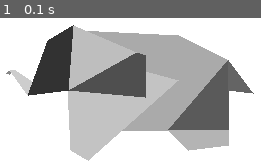
Above: before the commit, frame 1.
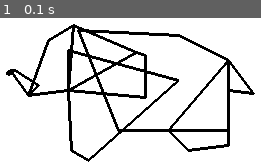
Above: after the commit, the same moment.

Repository: CarolineHo6/icd2o
Game: pygame game, started from Game-modules/elephant.py
Same seed, same stepped clock (60 frames per second), same inputs: the game is played once before the commit and once after it.
Inputs:
- Up to frame 1 (0.1 s): no input

The runs differ from the first frame. In frame 1, 51% of the frame differs, in the area x 2-98%, y 4-96%.

Commit message:
Made an outline

Diff:
--- a/Game-modules/elephant.py
+++ b/Game-modules/elephant.py
@@ -13,8 +13,20 @@
 while True:
     screen.fill(BLACK)
 
+    # Elephant 2.0
+    pygame.draw.lines(screen, (0,0,0), True, [(100, 50), (200, 55), (250, 80), (190, 150), (140, 150)], 3)
+    pygame.draw.lines(screen, (0,0,0), True, [(250, 80), (190, 150), (250, 150)], 3)
+    pygame.draw.lines(screen, (0,0,0), True, [(190, 150), (250, 150), (250, 165), (210, 170)], 3)
+    pygame.draw.lines(screen, (0,0,0), True, [(250, 80), (250 ,110), (275, 113)], 3)
+    pygame.draw.lines(screen, (0,0,0), True, [(90, 110), (93, 170), (110, 180), (200, 100), (90, 70)], 3)
+    pygame.draw.lines(screen, (0,0,0), True, [(90, 110), (167, 117), (167, 75), (158, 72)], 3)
+    pygame.draw.lines(screen, (0,0,0), True, [(90, 110), (158, 72), (95, 45)], 3)
+    pygame.draw.lines(screen, (0,0,0), True, [(32, 90), (28, 93), (31, 94), (34, 92)], 3)
+    pygame.draw.lines(screen, (0,0,0), True, [(50, 115), (60, 105), (37, 90), (32, 90)], 3)
+    pygame.draw.lines(screen, (0,0,0), True, [(95, 45), (90, 110), (50, 115), (70, 60)], 3)
+
     # Elephant
-    pygame.draw.polygon(screen, (170, 170, 170), [(100, 50), (200, 55), (250, 80), (190, 150), (140, 150)])
+    '''pygame.draw.polygon(screen, (170, 170, 170), [(100, 50), (200, 55), (250, 80), (190, 150), (140, 150)])
     pygame.draw.polygon(screen, (90, 90, 90), [(250, 80), (190, 150), (250, 150)])
     pygame.draw.polygon(screen, (180, 180, 180), [(190, 150), (250, 150), (250, 165), (210, 170)])
     pygame.draw.polygon(screen, (100, 100, 100), [(250, 80), (250 ,110), (275, 113)])
@@ -23,7 +35,7 @@
     pygame.draw.polygon(screen, (190, 190, 190), [(90, 110), (158, 72), (95, 45)])
     pygame.draw.polygon(screen, (135, 135, 135), [(32, 90), (28, 93), (31, 94), (34, 92)])
     pygame.draw.polygon(screen, (205, 205, 205), [(50, 115), (60, 105), (37, 90), (32, 90)])
-    pygame.draw.polygon(screen, (50, 50, 50), [(95, 45), (90, 110), (50, 115), (70, 60)])
+    pygame.draw.polygon(screen, (50, 50, 50), [(95, 45), (90, 110), (50, 115), (70, 60)])'''
 
     pygame.display.flip()
 
--- a/Game-modules/flag.py
+++ b/Game-modules/flag.py
@@ -22,7 +22,18 @@
     pygame.draw.rect(screen, BLACK, (15, 30, 275, 165))
 
     # Elephant
-    pygame.draw.polygon(screen, (170, 170, 170), [(100, 50), (200, 55), (250, 80), (190, 150), (140, 150)])
+    pygame.draw.lines(screen, (0,0,0), True, [(100, 50), (200, 55), (250, 80), (190, 150), (140, 150)], 3)
+    pygame.draw.lines(screen, (0,0,0), True, [(250, 80), (190, 150), (250, 150)], 3)
+    pygame.draw.lines(screen, (0,0,0), True, [(190, 150), (250, 150), (250, 165), (210, 170)], 3)
+    pygame.draw.lines(screen, (0,0,0), True, [(250, 80), (250 ,110), (275, 113)], 3)
+    pygame.draw.lines(screen, (0,0,0), True, [(90, 110), (93, 170), (110, 180), (200, 100), (90, 70)], 3)
+    pygame.draw.lines(screen, (0,0,0), True, [(90, 110), (167, 117), (167, 75), (158, 72)], 3)
+    pygame.draw.lines(screen, (0,0,0), True, [(90, 110), (158, 72), (95, 45)], 3)
+    pygame.draw.lines(screen, (0,0,0), True, [(32, 90), (28, 93), (31, 94), (34, 92)], 3)
+    pygame.draw.lines(screen, (0,0,0), True, [(50, 115), (60, 105), (37, 90), (32, 90)], 3)
+    pygame.draw.lines(screen, (0,0,0), True, [(95, 45), (90, 110), (50, 115), (70, 60)], 3)
+
+    '''pygame.draw.polygon(screen, (170, 170, 170), [(100, 50), (200, 55), (250, 80), (190, 150), (140, 150)])
     pygame.draw.polygon(screen, (90, 90, 90), [(250, 80), (190, 150), (250, 150)])
     pygame.draw.polygon(screen, (180, 180, 180), [(190, 150), (250, 150), (250, 165), (210, 170)])
     pygame.draw.polygon(screen, (100, 100, 100), [(250, 80), (250 ,110), (275, 113)])
@@ -31,7 +42,7 @@
     pygame.draw.polygon(screen, (190, 190, 190), [(90, 110), (158, 72), (95, 45)])
     pygame.draw.polygon(screen, (135, 135, 135), [(32, 90), (28, 93), (31, 94), (34, 92)])
     pygame.draw.polygon(screen, (205, 205, 205), [(50, 115), (60, 105), (37, 90), (32, 90)])
-    pygame.draw.polygon(screen, (50, 50, 50), [(95, 45), (90, 110), (50, 115), (70, 60)])
+    pygame.draw.polygon(screen, (50, 50, 50), [(95, 45), (90, 110), (50, 115), (70, 60)])'''
 
     pygame.display.flip()
 
